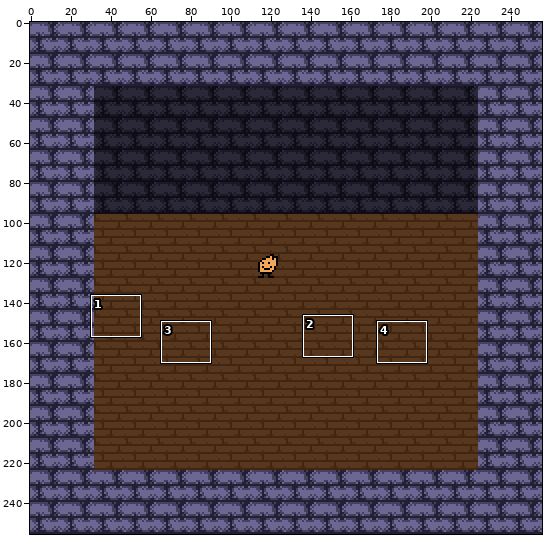
File history of a sprite sheet, assets/maps/room16.png. Above: a wide view before the commit, with the close-up outlined.
Close-up. Old version:
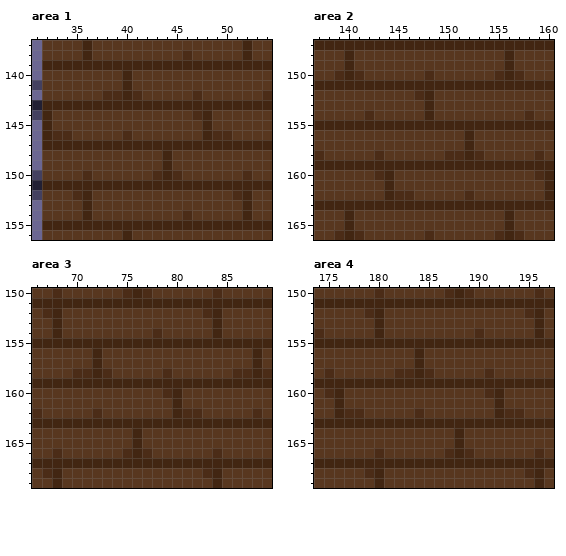
The file is 256x256 pixels. Colours within 5 levels of each other are drawn and written as one. Shown: area 1: x 31..54, y 137..156; area 2: x 137..160, y 147..166; area 3: x 66..89, y 150..169; area 4: x 174..197, y 150..169. The commit also changed other parts of the picture, which this record leaves out.
The same view after the edit:
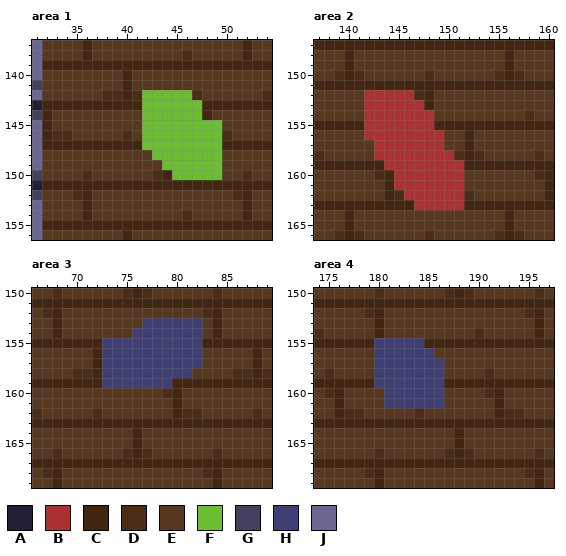
Palette (. is transparent): A #222034  B #ac3232  C #422612  D #4b2c17  E #58371f  F #6abe30  G #434060  H #3f3f74  J #6b6692
The exact change:
Area 1:
The author changed colour C to colour F in row 143 at x 42 to 47; in rows 145 to 146 at x 48; in row 147 at x 42 to 49; in rows 148 to 149 at x 44.
The author changed colour D to colour F in row 144 at x 47; in row 146 at x 49; in row 150 at x 45.
The author changed colour E to colour F in row 142 at x 42 to 46; in row 144 at x 42 to 46; in row 145 at x 42 to 47 and 49; in row 146 at x 42 to 47; in row 148 at x 43 and 45 to 49; in row 149 at x 45 to 49.
The author changed colour E to colour F in row 150 at x 46 to 49.
Area 2:
The author changed colour C to colour B in row 154 at x 148; in row 155 at x 142 to 148; in row 159 at x 144 to 151; in row 163 at x 147 to 151.
The author changed colour D to colour B in row 154 at x 142; in row 158 at x 143 and 150; in row 162 at x 146.
The author changed colour E to colour B in row 152 at x 142 to 146; in row 153 at x 142 to 147; in row 154 at x 143 to 147; in row 156 at x 142 to 149; in row 157 at x 143 to 149; in row 158 at x 144 to 149.
The author changed colour E to colour B in rows 160 to 161 at x 145 to 151; in row 162 at x 147 to 151.
Area 3:
The author changed colour C to colour H in row 155 at x 73 to 82; in row 159 at x 73 to 79.
The author changed colour D to colour H in row 154 at x 78; in row 158 at x 73 and 79.
The author changed colour E to colour H in row 153 at x 77 to 82; in row 154 at x 76 to 77 and 79 to 82; in rows 156 to 157 at x 73 to 82; in row 158 at x 74 to 78 and 80 to 81.
Area 4:
The author changed colour C to colour H in row 155 at x 180 to 184; in rows 156 to 158 at x 184; in row 159 at x 180 to 186.
The author changed colour D to colour H in row 158 at x 182 to 183 and 185.
The author changed colour E to colour H in row 156 at x 180 to 183 and 185; in row 157 at x 180 to 183 and 185 to 186; in row 158 at x 180 to 181 and 186; in rows 160 to 161 at x 181 to 186.
